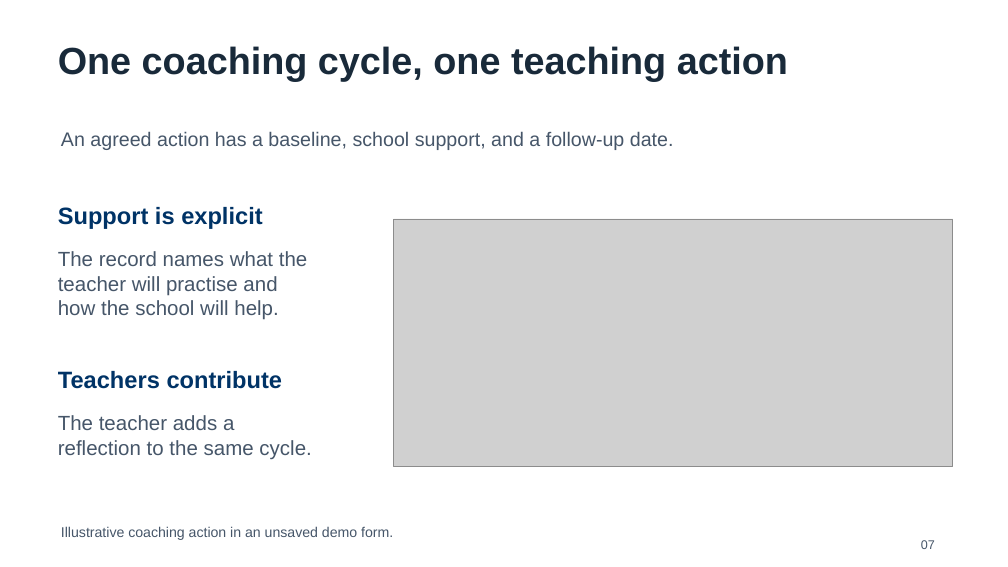
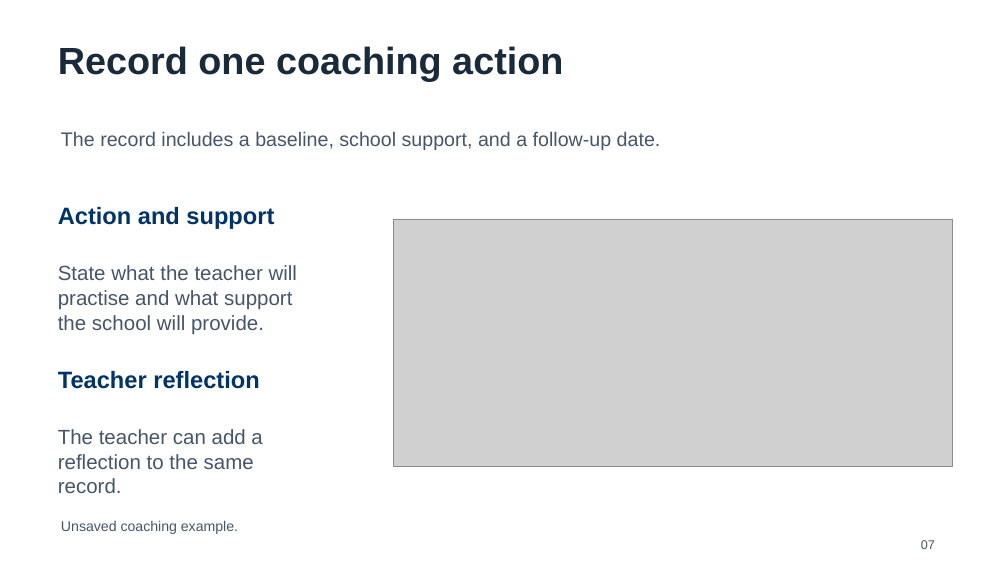
Before and after one commit to bodangren/ra-math-advantage, a slide deck: slide 7 of outputs/danielson-slt_20260907/output/HDKWA-Danielson-SLT-Feature-Review-Final.pptx. Drawn at 1008x567 pixels with LibreOffice and Linux fonts; fonts in the diff are those of the drawing; grey boxes stand for pictures. Boxes give left, top, right and bottom in pixels: in the first picture for what was removed or moved away, otherwise in the second. Text is boxed around its words. In the diff, an @@ line names an element or a change of style, - is before the commit and + after.

Commit message:
docs(danielson): rewrite SLT deck for school review

```diff
--- a/outputs/danielson-slt_20260907/output/HDKWA-Danielson-SLT-Feature-Review-Final.pptx
+++ b/outputs/danielson-slt_20260907/output/HDKWA-Danielson-SLT-Feature-Review-Final.pptx
@@ text at [58, 46, 563, 81]: text changed @@
-One coaching cycle, one teaching action
+Record one coaching action
@@ text at [61, 131, 661, 150]: text changed @@
-An agreed action has a baseline, school support, and a follow-up date.
+The record includes a baseline, school support, and a follow-up date.
@@ text at [58, 207, 274, 229]: text changed @@
-Support is explicit
+Action and support
@@ text at [58, 265, 297, 335]: text changed @@
-The record names what the teacher will practise and how the school will help.
+State what the teacher will practise and what support the school will provide.
@@ text at [58, 371, 259, 389]: text changed @@
-Teachers contribute
+Teacher reflection
@@ text at [58, 429, 262, 493]: text changed @@
-The teacher adds a reflection to the same cycle.
+The teacher can add a reflection to the same record.
@@ text at [61, 520, 238, 534]: text changed @@
-Illustrative coaching action in an unsaved demo form.
+Unsaved coaching example.
```
Also in this commit, not shown: 15 other slides changed, 2 slides added, 1 slide removed.
